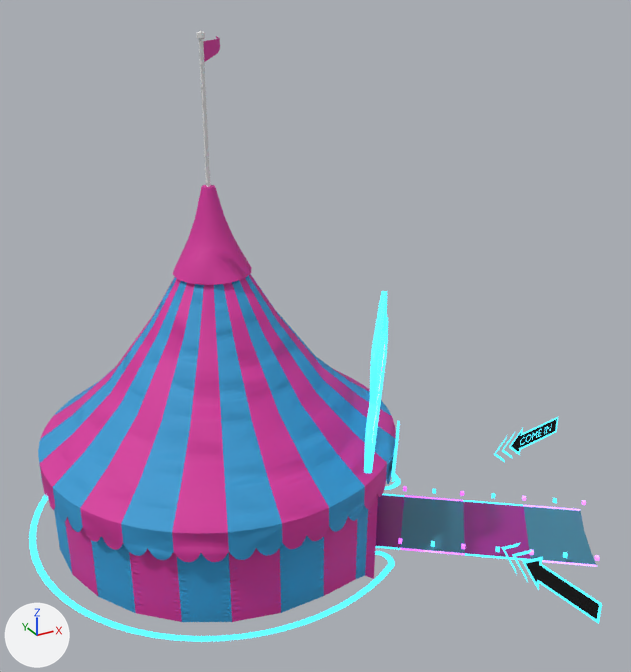
Before and after pictures for a commit that changed the glTF model tentGame2.glb.
Before and after are seen from a camera (50 mm lens) standing at (-4.57, 0.52, 1.8) and looking at (-3.36, 2.72, 0.71). Every picture has the same lights, and +X, +Y and +Z are marked at lower left. Where no turn or scale is listed for an object, it has been applied to the vertices.
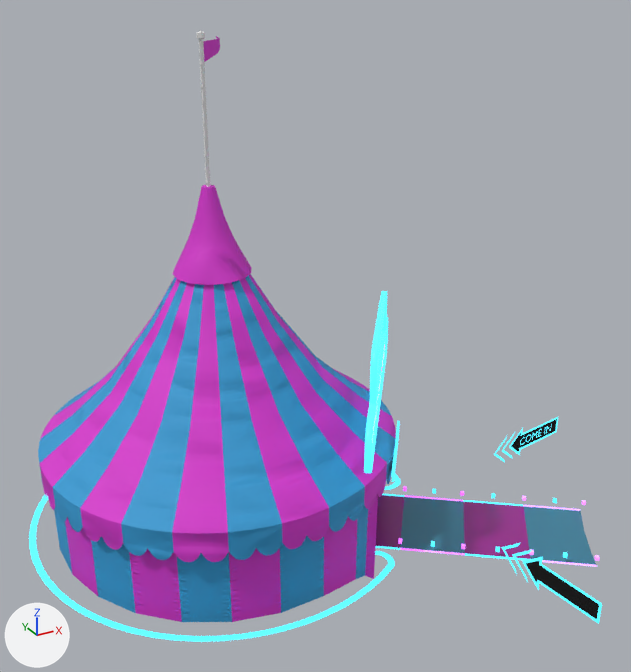
Location of each change, (x1, y1, x2, y2) in pixels of the pictures (631 x 672 px):
'tentGame2', recoloured
    both: (39, 36, 396, 622)

Edits to the bpy script that builds the scene:
```text
Change mat_tentred:
    where n0 = _N.new('ShaderNodeBsdfPrincipled'); n0.name = 'Principled BSDF'
    n0.inputs[0].default_value: (0.669, 0.0335, 0.332, 1.0) -> (0.669, 0.0335, 0.606, 1.0)  # 'Base Color', pink #d6339c -> 'Base Color', pink #d633cc
```
